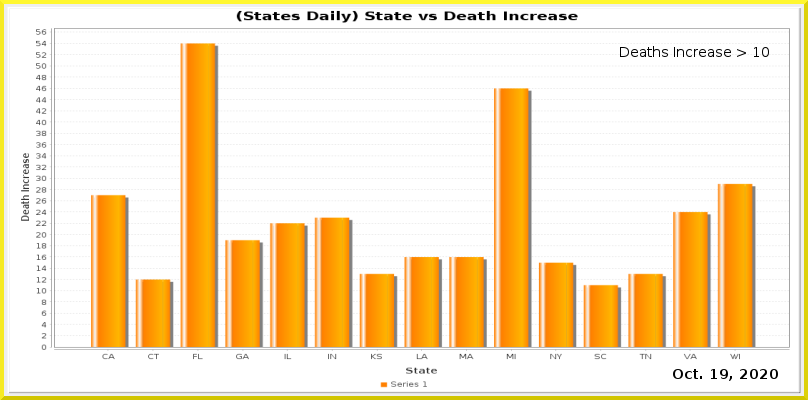
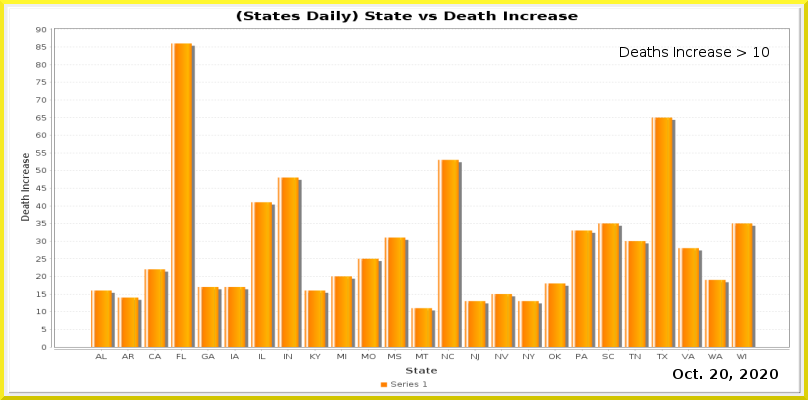
Two versions of the same layered image (808x400). Layer-by-layer changes:
painted on "Current Date" over left=710, top=369, right=728, bottom=379
painted on "Date_vs_TestIncrease.png" over left=36, top=27, right=789, bottom=361
